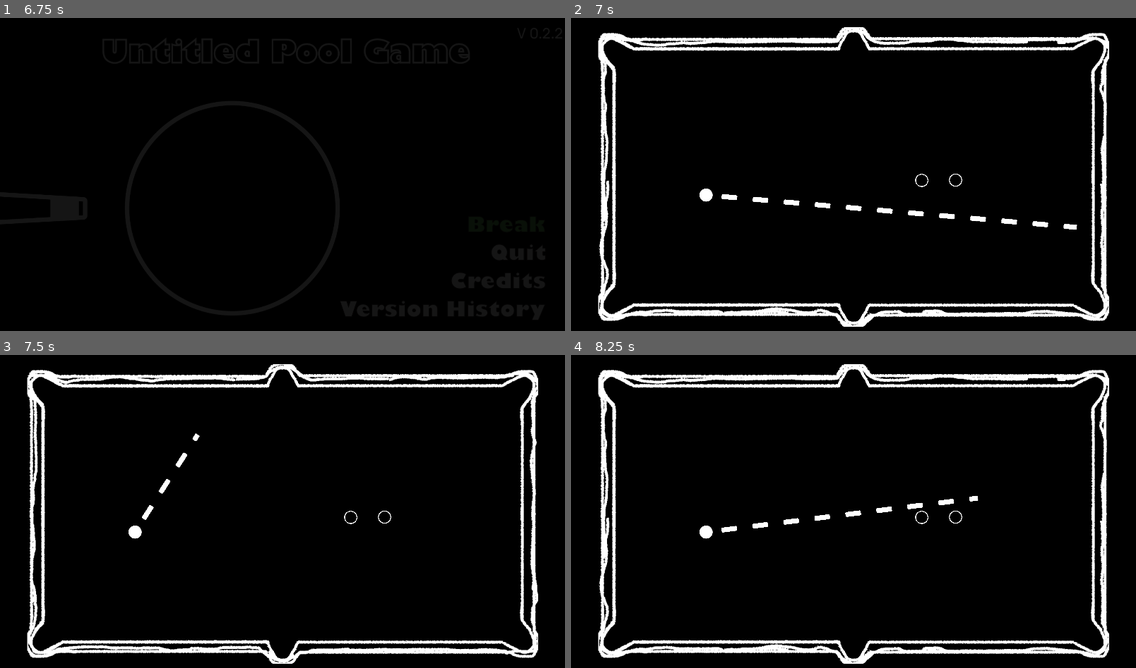
Above: before the commit, frames 1-4 (two rows, left to right).
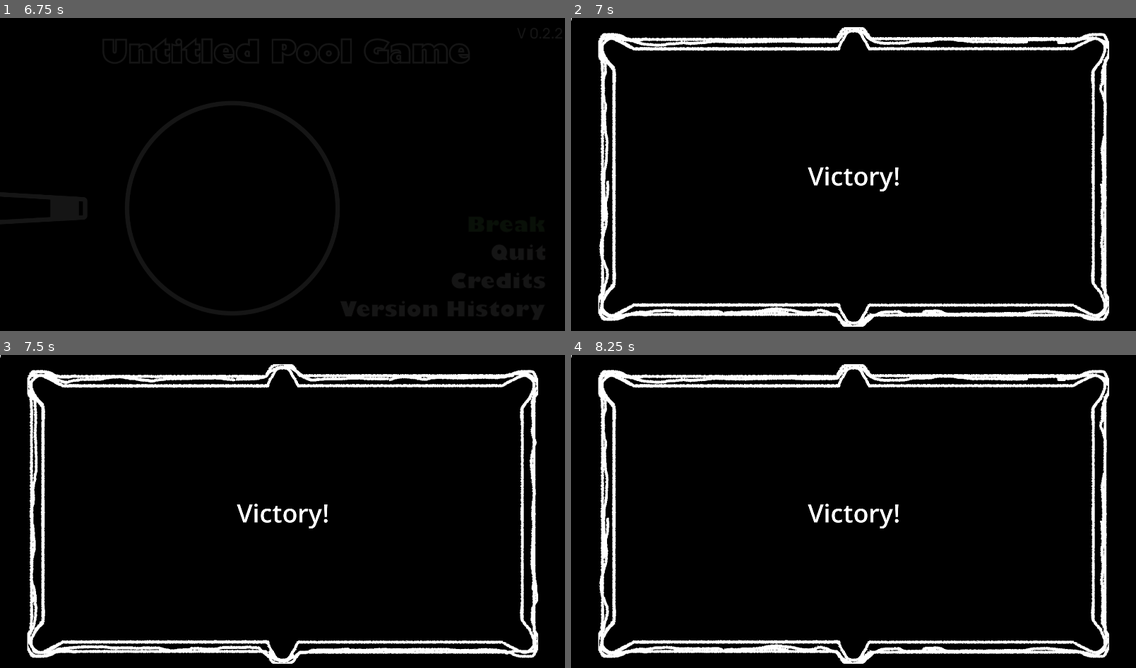
Above: after the commit, the same moments.

Repository: Muirotidua/IMGD1001-Project
Game: Godot game, scene res://scenes/splash_screen.tscn
Same seed, same stepped clock (60 frames per second), same inputs: the game is played once before the commit and once after it.
Inputs (mouse positions are in pixels of both pictures, inside the frame that each line leads up to):
- Up to frame 1 (6.75 s): move the mouse to (406, 161) at 0.52 s; hold Space (ball_hit) 0.53-1.28 s; move the mouse to (169, 193) at 1.27 s; tap one key every 0.75 s from 1.35 s: I (print_info) Backspace (rewind_shot) Space (ball_hit) I (print_info) Backspace (rewind_shot); move the mouse to (339, 105) at 2.02 s; move the mouse to (254, 240) at 2.77 s; move the mouse to (452, 224) at 3.52 s; move the mouse to (113, 127) at 4.27 s; move the mouse to (310, 177) at 5.02 s; hold Space (ball_hit) 5.03-5.75 s; click (508, 227) at 5.75 s; click (508, 227) at 6.5 s
- Up to frame 2 (7 s): no input
- Up to frame 3 (7.5 s): move the mouse to (197, 433) at 7.27 s; tap I (print_info) at 7.35 s
- Up to frame 4 (8.25 s): tap Enter at 8 s; move the mouse to (977, 498) at 8.02 s; tap Backspace (rewind_shot) at 8.1 s

Frame 1 is identical in both runs. In frame 2, 1.1% of the frame differs, in the area x 0-90%, y 0-68%; in frame 3, 0.7%; in frame 4, 0.8%.

Commit message:
Basic level manager

Diff:
--- /dev/null
+++ b/global/level_manager.gd
@@ -0,0 +1,48 @@
+extends Node
+
+var level2_unlocked: bool = false
+var level3_unlocked: bool = false
+var level4_unlocked: bool = false
+var level5_unlocked: bool = false
+var level6_unlocked: bool = false
+var level7_unlocked: bool = false
+var level8_unlocked: bool = false
+var level9_unlocked: bool = false
+var level10_unlocked: bool = false
+
+#if we do stars
+var level1_stars = 0
+var level2_stars = 0
+var level3_stars = 0
+var level4_stars = 0
+var level5_stars = 0
+var level6_stars = 0
+var level7_stars = 0
+var level8_stars = 0
+var level9_stars = 0
+var level10_stars = 0
+
+func switch_level(level_id: int):
+	if level_id == 1:
+		get_tree().change_scene_to_file("res://scenes/level_one.tscn")
+	elif level_id == 2 && level2_unlocked:
+		get_tree().change_scene_to_file("res://scenes/level_template.tscn")
+	elif level_id == 3 && level3_unlocked:
+		get_tree().change_scene_to_file("res://scenes/level_template.tscn")
+	elif level_id == 4 && level4_unlocked:
+		get_tree().change_scene_to_file("res://scenes/level_template.tscn")
+	elif level_id == 5 && level5_unlocked:
+		get_tree().change_scene_to_file("res://scenes/level_template.tscn")
+	elif level_id == 6 && level6_unlocked:
+		get_tree().change_scene_to_file("res://scenes/level_template.tscn")
+	elif level_id == 7 && level7_unlocked:
+		get_tree().change_scene_to_file("res://scenes/level_template.tscn")
+	elif level_id == 8 && level8_unlocked:
+		get_tree().change_scene_to_file("res://scenes/level_template.tscn")
+	elif level_id == 9 && level9_unlocked:
+		get_tree().change_scene_to_file("res://scenes/level_template.tscn")
+	elif level_id == 10 && level10_unlocked:
+		get_tree().change_scene_to_file("res://scenes/level_template.tscn")
+	else:
+		#level not unlocked
+		pass
--- a/project.godot
+++ b/project.godot
@@ -83,7 +83,8 @@
 [autoload]
 
 AudioManager="*res://global/AudioManager.tscn"
-GlobalEnums="*res://global/GlobalEnums.gd"
+GlobalEnums="*res://global/global_enums.gd"
+LevelManager="*res://global/level_manager.gd"
 
 [display]
 
--- a/scenes/boundary_table.tscn
+++ b/scenes/boundary_table.tscn
@@ -61,7 +61,7 @@
 position = Vector2(85, 108)
 
 [node name="CollisionPolygon2D" type="CollisionPolygon2D" parent="Table_Boundaries"]
-polygon = PackedVector2Array(67, 64, 10, -8, 53, -50, 123, 3, 826, 1, 839, -27, 845, -69, 898, -76, 914, -25, 927, 4, 1626, 3, 1698, -51, 1741, -8, 1683, 70, 1688, 799, 1842, 817, 1842.8582, -18.931534, 1843, -157, -76, -167, -74, 517, 65, 798)
+polygon = PackedVector2Array(67, 64, 10, -8, 53, -50, 123, 3, 826, 1, 839, -27, 845, -69, 898, -76, 914, -25, 927, 4, 1626, 3, 1698, -51, 1741, -8, 1683, 70, 1688, 799, 1842, 817, 1842.8582, -18.931534, 1843, -157, -83, -147, -74, 517, 65, 798)
 
 [node name="CollisionPolygon2D2" type="CollisionPolygon2D" parent="Table_Boundaries"]
 position = Vector2(1750, 863)
--- a/scenes/cue_ball.tscn
+++ b/scenes/cue_ball.tscn
@@ -11,7 +11,7 @@
 [sub_resource type="CanvasItemMaterial" id="CanvasItemMaterial_nkrrx"]
 blend_mode = 1
 
-[node name="Ball" type="RigidBody2D"]
+[node name="CueBall" type="RigidBody2D"]
 physics_material_override = ExtResource("1_c01jm")
 gravity_scale = 0.0
 script = ExtResource("1_tbouf")
--- /dev/null
+++ b/scenes/level_one.tscn
@@ -0,0 +1,22 @@
+[gd_scene load_steps=4 format=3 uid="uid://b1wa8qq60femv"]
+
+[ext_resource type="Script" uid="uid://bt2lrd5pgiycu" path="res://scripts/level_one.gd" id="1_cd1xg"]
+[ext_resource type="PackedScene" uid="uid://ddqqcgxtevmw2" path="res://scenes/boundary_table.tscn" id="2_r4wdr"]
+[ext_resource type="PackedScene" uid="uid://c3ypj135jxvjd" path="res://scenes/cue_ball.tscn" id="3_bhu28"]
+
+[node name="Level_One" type="Node2D"]
+script = ExtResource("1_cd1xg")
+cue_path = NodePath("CueBall")
+
+[node name="Boundary_Table" parent="." instance=ExtResource("2_r4wdr")]
+z_index = -1
+
+[node name="WinText" type="Label" parent="."]
+offset_left = 805.0
+offset_top = 478.0
+offset_right = 1104.0
+offset_bottom = 596.0
+theme_override_font_sizes/font_size = 86
+horizontal_alignment = 1
+
+[node name="CueBall" parent="." instance=ExtResource("3_bhu28")]
--- a/scenes/level_template.tscn
+++ b/scenes/level_template.tscn
@@ -1,21 +1,15 @@
-[gd_scene load_steps=5 format=3 uid="uid://dih2bhghs70xg"]
+[gd_scene load_steps=4 format=3 uid="uid://dih2bhghs70xg"]
 
 [ext_resource type="PackedScene" uid="uid://ddqqcgxtevmw2" path="res://scenes/boundary_table.tscn" id="1_6lum8"]
 [ext_resource type="Script" uid="uid://1orqlroorufl" path="res://scripts/level_template.gd" id="1_iw5l3"]
 [ext_resource type="PackedScene" uid="uid://c3ypj135jxvjd" path="res://scenes/cue_ball.tscn" id="1_mm7tu"]
-[ext_resource type="PackedScene" uid="uid://ci5cown6qsyjp" path="res://scenes/eight_ball.tscn" id="4_iw5l3"]
 
 [node name="Level_Template" type="Node2D"]
 script = ExtResource("1_iw5l3")
+cue_path = NodePath("CueBall")
 
 [node name="Boundary_Table" parent="." instance=ExtResource("1_6lum8")]
 z_index = -1
-
-[node name="CueBall" parent="." instance=ExtResource("1_mm7tu")]
-position = Vector2(459, 603)
-
-[node name="8Ball" parent="." instance=ExtResource("4_iw5l3")]
-position = Vector2(1192, 553)
 
 [node name="WinText" type="Label" parent="."]
 offset_left = 805.0
@@ -25,5 +19,4 @@
 theme_override_font_sizes/font_size = 86
 horizontal_alignment = 1
 
-[node name="Ball" parent="." instance=ExtResource("4_iw5l3")]
-position = Vector2(1307, 552)
+[node name="CueBall" parent="." instance=ExtResource("1_mm7tu")]
--- /dev/null
+++ b/scripts/level_one.gd
@@ -0,0 +1 @@
+extends Level_template
--- a/scripts/level_template.gd
+++ b/scripts/level_template.gd
@@ -1,10 +1,12 @@
 #level_template.gd
-extends Node2D
+class_name Level_template extends Node2D
 
 enum State{ WON, LOST, PLAYING }
 
+@export var cue_path: NodePath
+
 @onready var table: Node2D = $Boundary_Table
-@onready var cue: CueBall = $CueBall
+@onready var cue: CueBall = get_node(cue_path)
 @onready var win_text: Label = $WinText
 
 var all_balls: Array[BaseBall] = []
Renamed: global/GlobalEnums.gd -> global/global_enums.gd
Renamed: global/GlobalEnums.gd.uid -> global/global_enums.gd.uid
Not shown, added: global/level_manager.gd.uid
Not shown, added: scripts/level_one.gd.uid
